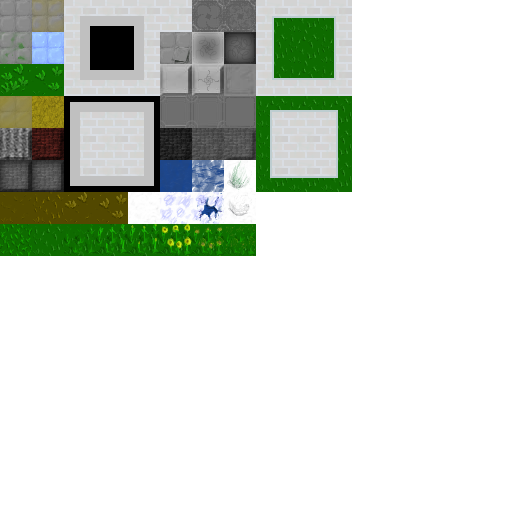
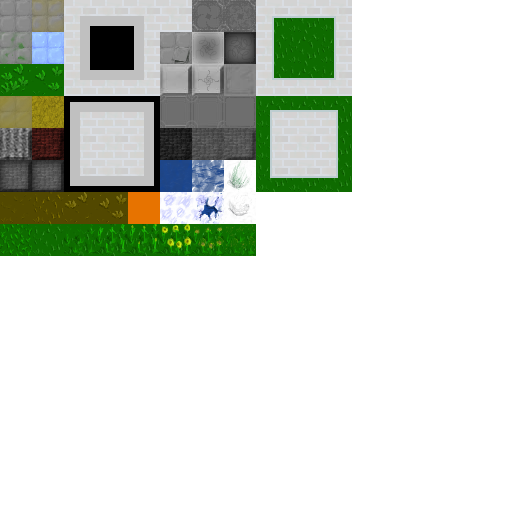
The second w=512, h=512 image is a revision of the first. Changes to its layers:
added layer "start" above "gelaender aussen" over (x1=128, y1=192, x2=160, y2=224)
